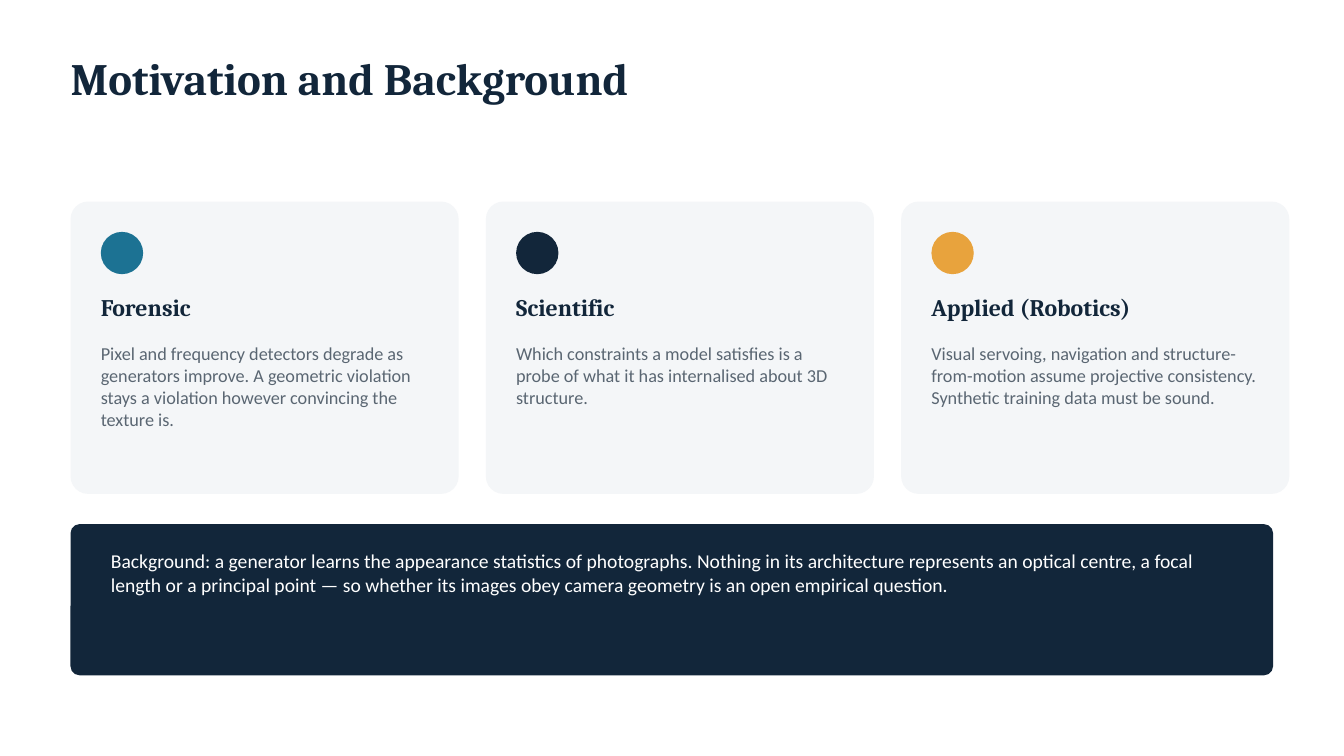
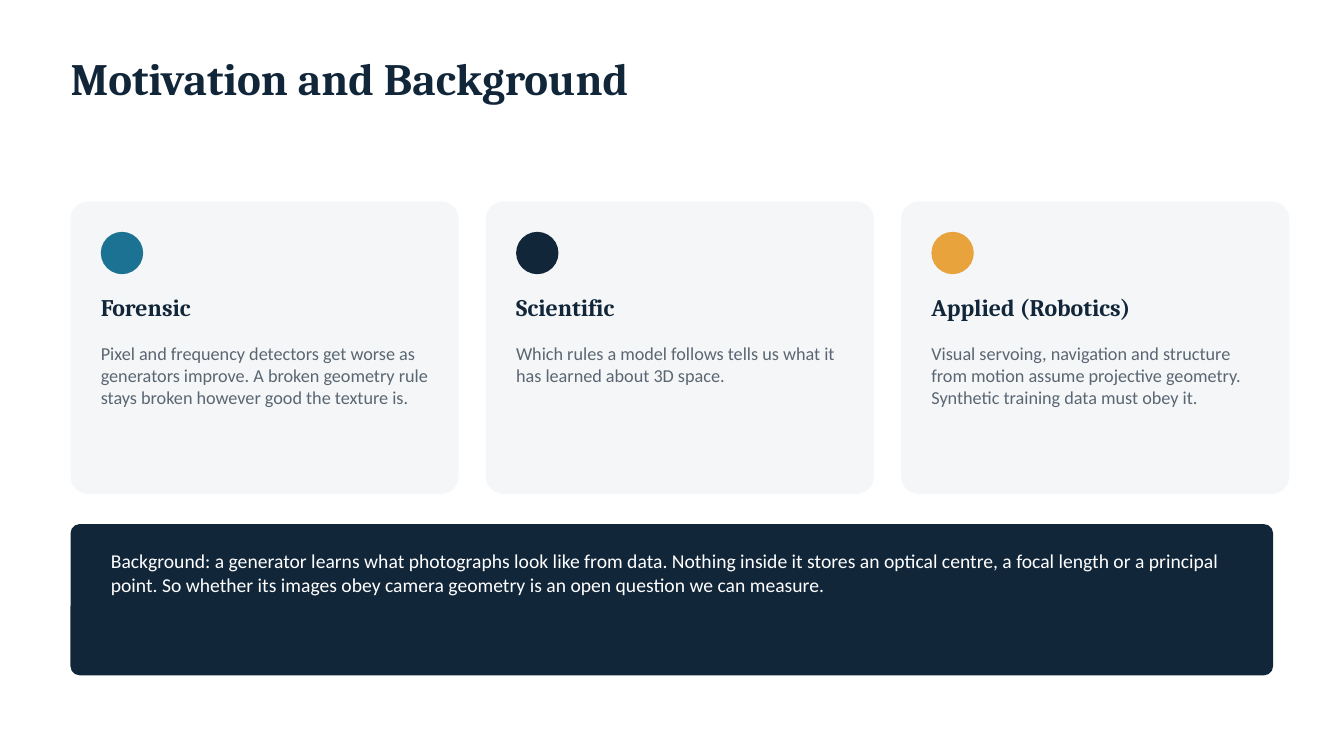
Before and after one commit to eesha5/vanishing-truth, a slide deck: slide 3 of docs/report/CA3_Presentation_Geometric_Consistency.pptx. Drawn at 1344x756 pixels with LibreOffice and Linux fonts; fonts in the diff are those of the drawing. Boxes give left, top, right and bottom in pixels: in the first picture for what was removed or moved away, otherwise in the second. Text is boxed around its words. In the diff, an @@ line names an element or a change of style, - is before the commit and + after.

```diff
--- a/docs/report/CA3_Presentation_Geometric_Consistency.pptx
+++ b/docs/report/CA3_Presentation_Geometric_Consistency.pptx
@@ text at <box>101,347,428,407</box>: text changed @@
-Pixel and frequency detectors degrade as generators improve. A geometric violation stays a violation however convincing the texture is.
+Pixel and frequency detectors get worse as generators improve. A broken geometry rule stays broken however good the texture is.
@@ text at <box>516,347,834,385</box>: text changed @@
-Which constraints a model satisfies is a probe of what it has internalised about 3D structure.
+Which rules a model follows tells us what it has learned about 3D space.
@@ text at <box>931,347,1241,407</box>: text changed @@
-Visual servoing, navigation and structure-from-motion assume projective consistency. Synthetic training data must be sound.
+Visual servoing, navigation and structure from motion assume projective geometry. Synthetic training data must obey it.
@@ text at <box>111,554,1218,596</box>: text changed @@
-Background: a generator learns the appearance statistics of photographs. Nothing in its architecture represents an optical centre, a focal length or a principal point — so whether its images obey camera geometry is an open empirical question.
+Background: a generator learns what photographs look like from data. Nothing inside it stores an optical centre, a focal length or a principal point. So whether its images obey camera geometry is an open question we can measure.
```
Also in this commit, not shown: 17 other slides changed, 3 slides added, 2 slides removed, 7 other files.
